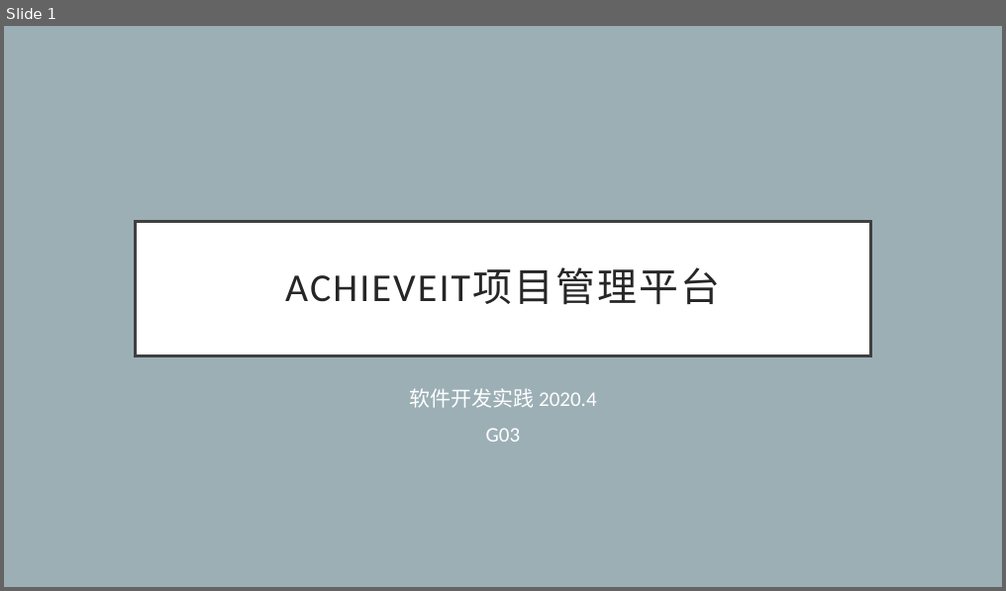
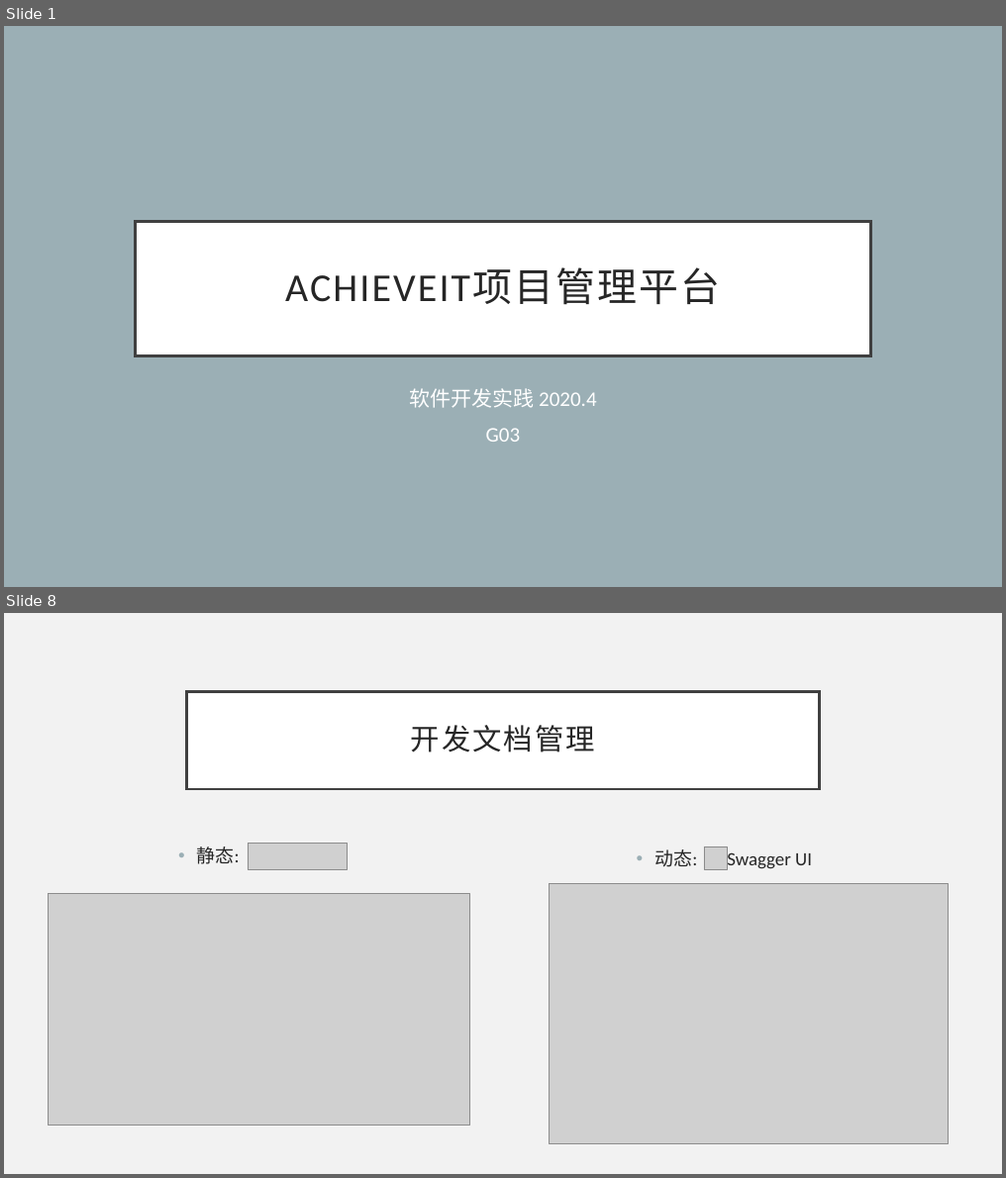
Before and after one commit to ceej7/ProjMGT, a slide deck: achieveit-docs/week8/演示文档_G03.pptx. Shown one above the other, each under a label of ours: slide 1 before the commit, slides 1 and 8 after it; the slides between them are not shown. The pictures are 1006x591 and 1006x1178 pixels, drawn with LibreOffice and Linux fonts; fonts in the diff are those of the drawing; grey boxes stand for pictures. Boxes give left, top, right and bottom in pixels: in the first picture for what was removed or moved away, otherwise in the second. Text is boxed around its words. In the diff, an @@ line names an element or a change of style, - is before the commit and + after.

```diff
--- a/achieveit-docs/week8/演示文档_G03.pptx
+++ b/achieveit-docs/week8/演示文档_G03.pptx
@@ slide 8 added at box(4, 613, 1002, 1174), background #F2F2F2 @@
@@ title added at box(187, 691, 819, 789), fill #FFFFFF, outline #404040 2.5 pt, 28 pt, text #262626 @@
+开发文档管理
@@ text added at box(197, 847, 240, 864), 18 pt, text #262626 @@
+• 静态:
@@ picture added at box(248, 844, 347, 870) @@
@@ text added at box(655, 850, 812, 870), 18 pt, text #262626 @@
+• 动态: Swagger UI
@@ picture added at box(704, 847, 727, 869) @@
@@ picture added at box(49, 894, 469, 1125) @@
@@ picture added at box(549, 884, 948, 1144) @@
```
Also in this commit, not shown: 4 slides changed, 8 other slides added, 1 slide removed, 5 other files.
